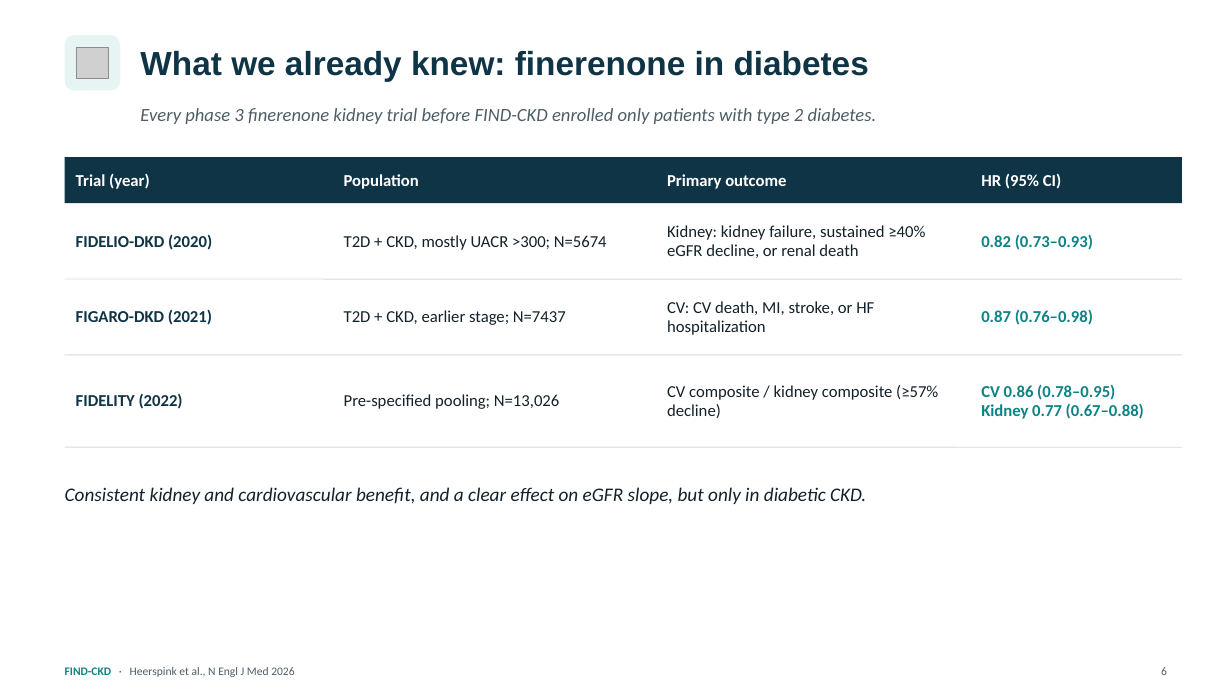
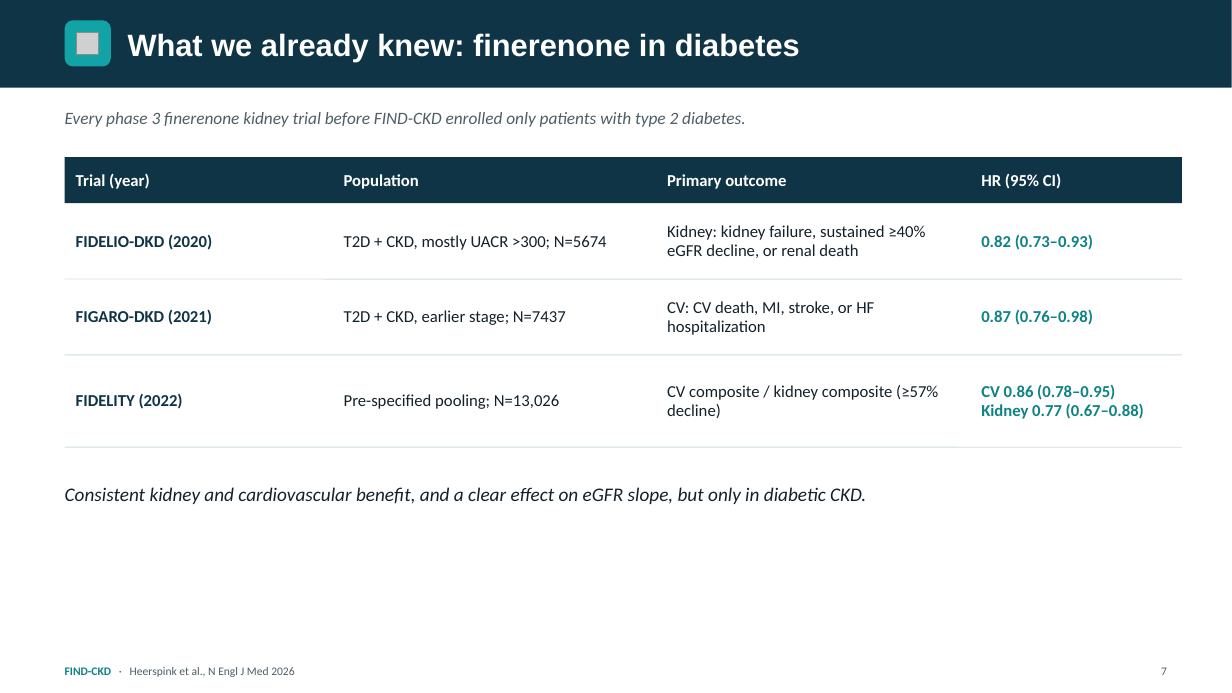
Before and after one commit to azbargarawan-sudo/clickwriting-landing, a slide deck: slide 7 of FIND-CKD.pptx (slide 6 before the commit). Drawn at 1232x693 pixels with LibreOffice and Linux fonts; fonts in the diff are those of the drawing; grey boxes stand for pictures. Boxes give left, top, right and bottom in pixels: in the first picture for what was removed or moved away, otherwise in the second. Text is boxed around its words. In the diff, an @@ line names an element or a change of style, - is before the commit and + after.

```diff
--- a/FIND-CKD.pptx
+++ b/FIND-CKD.pptx
@@ rectangle added at [0,0,1232,88], fill #0F3446 @@
@@ rounded rectangle: place and size @@
-rounded rectangle at [65,35,120,91]
+rounded rectangle at [65,20,111,67]
@@ rounded rectangle at [65,20,111,67]: fill #E7F4F4 to #12A3A6; proportions changed @@
@@ text "What we already knew: finerenone ...": place and size @@
-text "What we already knew: finerenone ..." at [140,50,869,81]
+text "What we already knew: finerenone ..." at [128,33,800,61]
@@ text "What we already knew: finerenone ..." at [128,33,800,61]: size 26 to 24 pt, text colour #0F3446 to #FFFFFF @@
@@ picture removed at [77,47,108,79] @@
@@ picture added at [77,32,99,55] @@
@@ text "Every phase 3 finerenone kidney ...": place and size @@
-text "Every phase 3 finerenone kidney ..." at [140,108,877,124]
+text "Every phase 3 finerenone kidney ..." at [65,112,746,127]
@@ text "Every phase 3 finerenone kidney ..." at [65,112,746,127]: size 14.5 to 13.5 pt @@
@@ text at [1161,667,1167,675]: text changed @@
-6
+7
```
Also in this commit, not shown: 26 other slides changed, 1 slide added.
